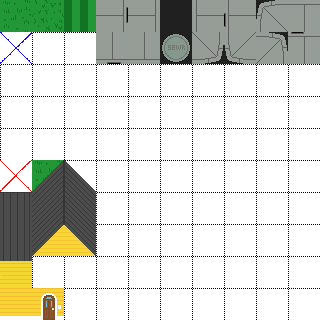
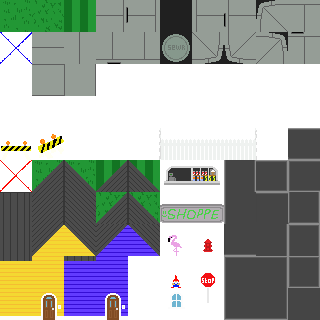
Two versions of the same layered image (320x320). Layer-by-layer changes:
removed layer "terrain base" over box(0, 32, 320, 320)
removed layer "Layer 3(pasted)" over box(0, 128, 128, 320)
added layer "terrain details Merged" above "terrain base Merged" over box(0, 32, 320, 320)
added layer "terrain base Merged" above "guidelines" over box(0, 32, 320, 320)
hid "guidelines" over box(0, 32, 320, 320)
